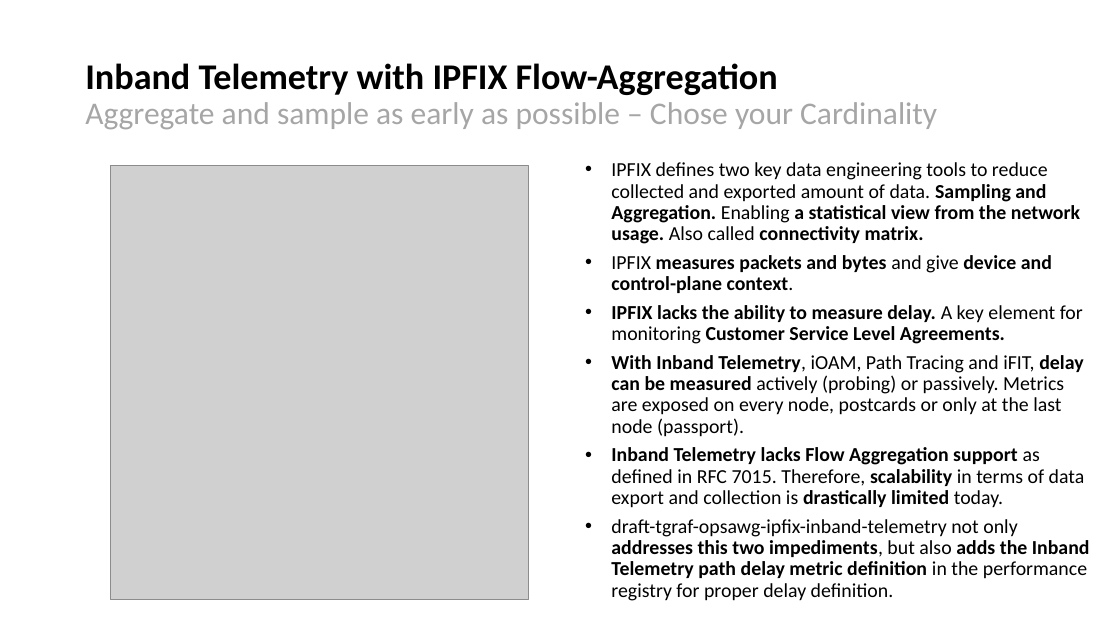
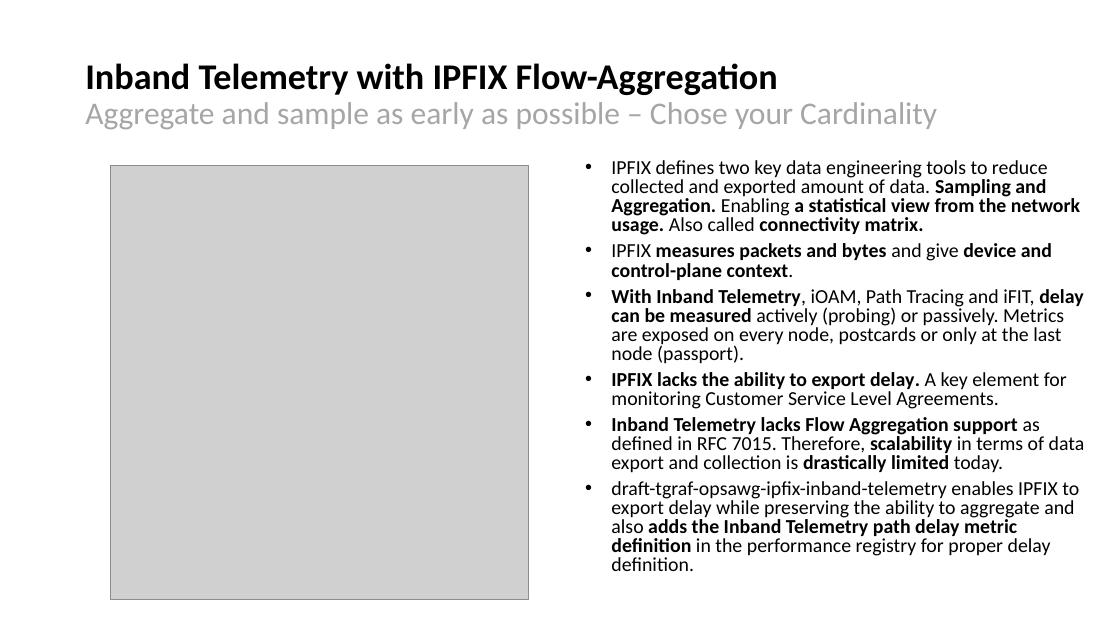
Before and after one commit to network-analytics/draft-ietf-opsawg-ipfix-on-path-telemetry, a slide deck: slide 2 of draft-tgraf-opsawg-ipfix-inband-telemetry-00.pptx. Drawn at 1120x630 pixels with LibreOffice and Linux fonts; fonts in the diff are those of the drawing; grey boxes stand for pictures. Boxes give left, top, right and bottom in pixels: in the first picture for what was removed or moved away, otherwise in the second. Text is boxed around its words. In the diff, an @@ line names an element or a change of style, - is before the commit and + after.

```diff
--- a/draft-tgraf-opsawg-ipfix-inband-telemetry-00.pptx
+++ b/draft-tgraf-opsawg-ipfix-inband-telemetry-00.pptx
@@ text at [611,160,1085,473]: line spacing 0.9 to 0.8 @@
@@ text at [611,305,1083,344]: paragraph removed @@
-• IPFIX lacks the ability to measure delay. A key element for monitoring Customer Service Level Agreements.
@@ text at [611,372,1067,409]: paragraph added @@
+• IPFIX lacks the ability to export delay. A key element for monitoring Customer Service Level Agreements.
@@ text at [611,481,1079,571]: text changed @@
-• draft-tgraf-opsawg-ipfix-inband-telemetry not only addresses this two impediments, but also adds the Inband Telemetry path delay metric definition in the performance registry for proper delay definition.
+• draft-tgraf-opsawg-ipfix-inband-telemetry enables IPFIX to export delay while preserving the ability to aggregate and also adds the Inband Telemetry path delay metric definition in the performance registry for proper delay definition.
```
Also in this commit, not shown: 2 other slides changed, 1 other file.
